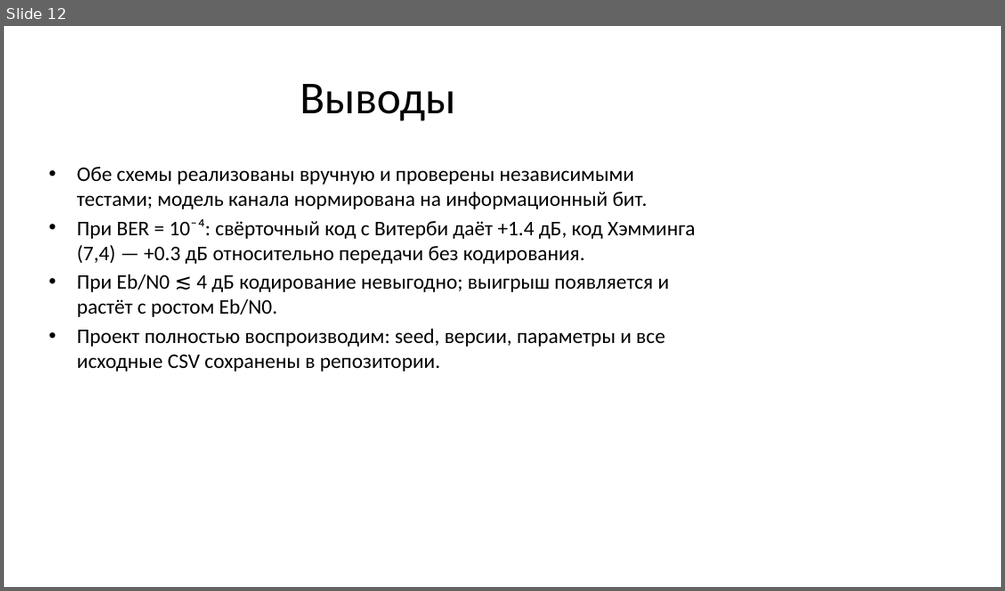
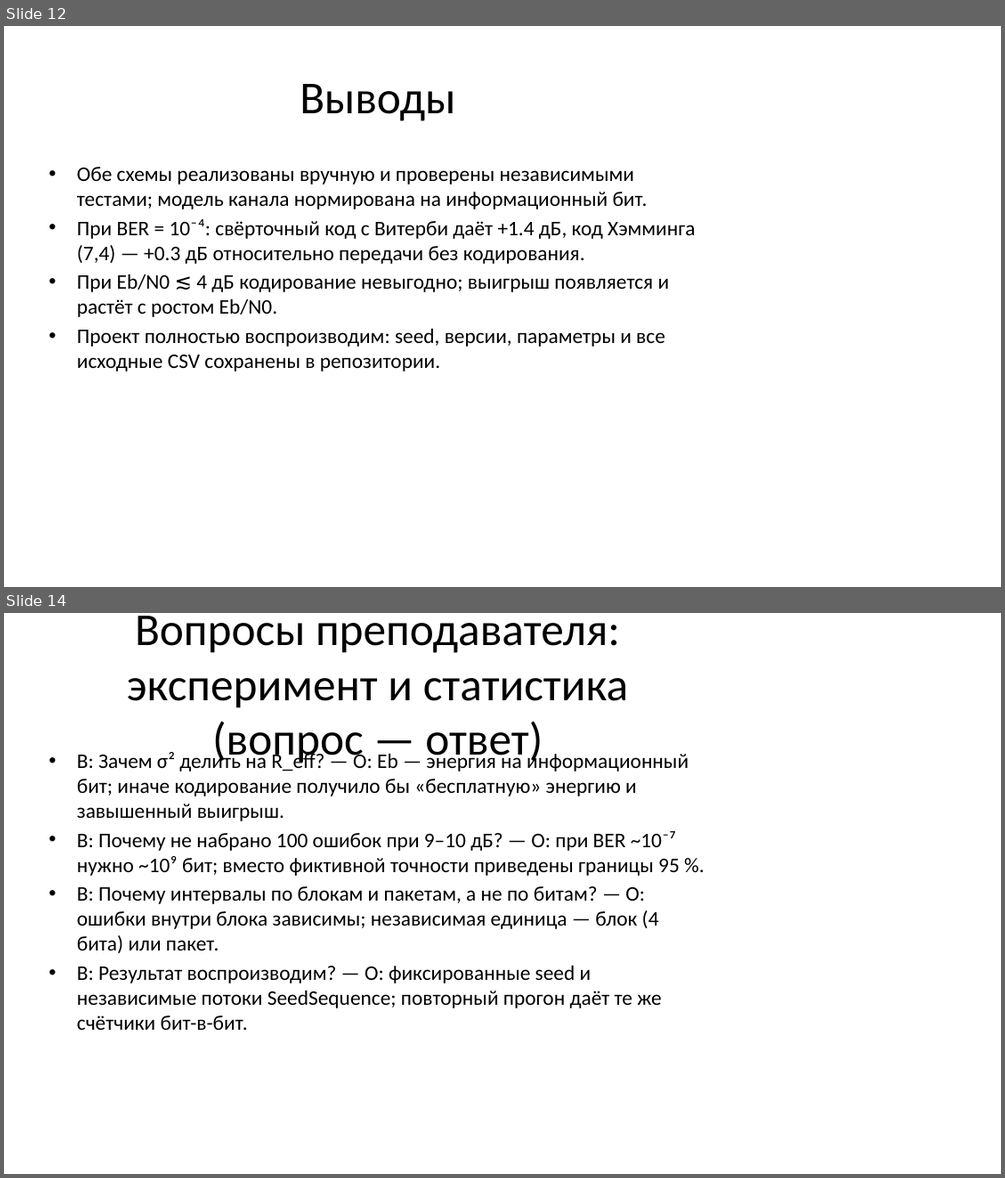
Before and after one commit to FaHaT-TM/Hamming-code, a slide deck: docs/presentation/defense_presentation.pptx. Shown one above the other, each under a label of ours: slide 12 before the commit, slides 12 and 14 after it; the slides between them are not shown. The pictures are 1005x591 and 1005x1178 pixels, drawn with LibreOffice and Linux fonts; fonts in the diff are those of the drawing. Boxes give left, top, right and bottom in pixels: in the first picture for what was removed or moved away, otherwise in the second. Text is boxed around its words. In the diff, an @@ line names an element or a change of style, - is before the commit and + after.

Commit message:
docs: вопросы преподавателя к защите (файл и финальные слайды)
- docs/QUESTIONS.md: 20 вопросов с ответами по реализации, каналу, эксперименту, статистике, результатам и организации
- презентация: добавлены 3 финальных слайда «вопрос — ответ», перегенерированы PPTX и PDF, превью слайда с вопросами
- README: ссылка на docs/QUESTIONS.md

```diff
--- a/docs/presentation/defense_presentation.pptx
+++ b/docs/presentation/defense_presentation.pptx
@@ slide 14 added at (4,613,1001,1174), background #FFFFFF @@
@@ title added at (127,616,629,766), 44 pt, text #000000 @@
+Вопросы преподавателя: эксперимент и статистика (вопрос — ответ)
@@ text added at (77,750,688,1030), 20 pt, text #000000 @@
+• В: Зачем σ² делить на R_eff? — О: Eb — энергия на информационный бит; иначе кодирование получило бы «бесплатную» энергию и завышенный выигрыш.
+• В: Почему не набрано 100 ошибок при 9–10 дБ? — О: при BER ~10⁻⁷ нужно ~10⁹ бит; вместо фиктивной точности приведены границы 95 %.
+• В: Почему интервалы по блокам и пакетам, а не по битам? — О: ошибки внутри блока зависимы; независимая единица — блок (4 бита) или пакет.
+• В: Результат воспроизводим? — О: фиксированные seed и независимые потоки SeedSequence; повторный прогон даёт те же счётчики бит-в-бит.
```
Also in this commit, not shown: 1 slide changed, 2 other slides added, 6 other files.
